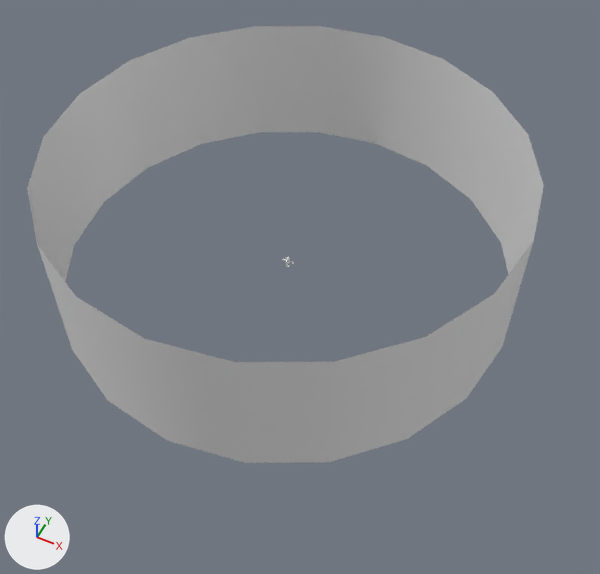
Two versions of the Blender file Blender Models/Library.blend, one commit apart.
Camera for both pictures: a 50 mm lens placed at (16.2, -30.8, 37.0), pointed at (1.8, -1.9, 0.9). Arrows for +X, +Y and +Z are at lower left; the lights stay in place. The same objects are shown in both versions, whatever each file hides.
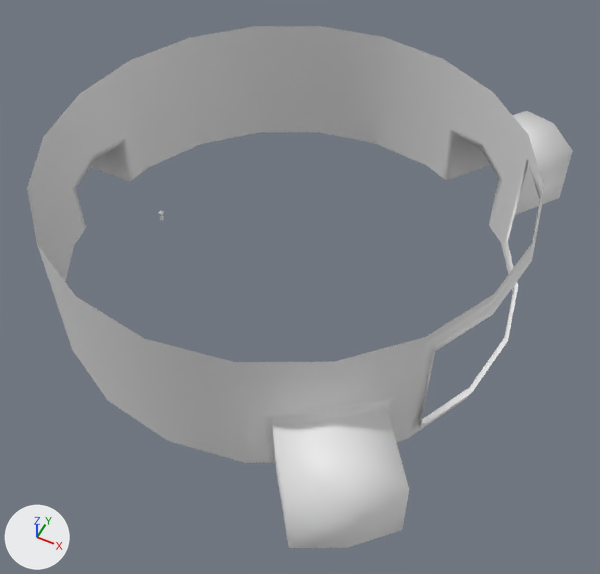
Where the change shows, as pixel boxes [x1, y1, x2, y2] in the pictures (600 x 574 px):
'Circle.010', reshaped (19% taller): before [27, 26, 544, 463]; after [27, 26, 573, 548]
part 1 of me_circle_023, built on: before [45, 65, 542, 463]; after [45, 65, 573, 548]

What changed in the scene script:
```text
Change me_circle_023:
    used by ob_circle_010; location = (0.0, 0.0, 0.0)
    remove me_circle_023.from_pydata(...)  # 80 vertices, 60 faces; spans x -13.6..13.6, y -13.6..13.6, z -0.2..8.2
    add me_circle_023.from_pydata(...)  # 198 vertices, 148 faces; spans x -16.8..13.8, y -15.9..16.7, z -0.2..8.2
    me_circle_023 part 1
    6 vertices are removed from x -13.6..8.0, y -11.0..11.0, z -0.2..0.2
    16 faces are deleted
    94 vertices are added at x -16.8..13.8, y -15.9..16.7, z -0.2..7.2
    30 new vertices lie (0.0, 0.0, 0.4) away from vertices in x -16.8..13.2, y -15.9..16.7, z -0.2..3.3
    104 new faces join them
```
